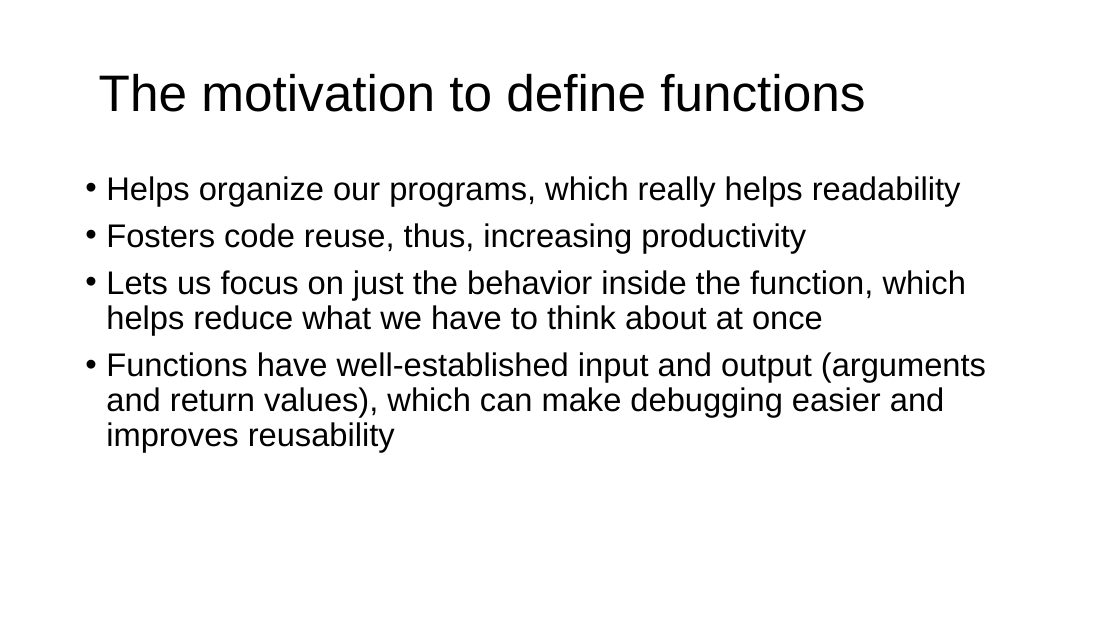
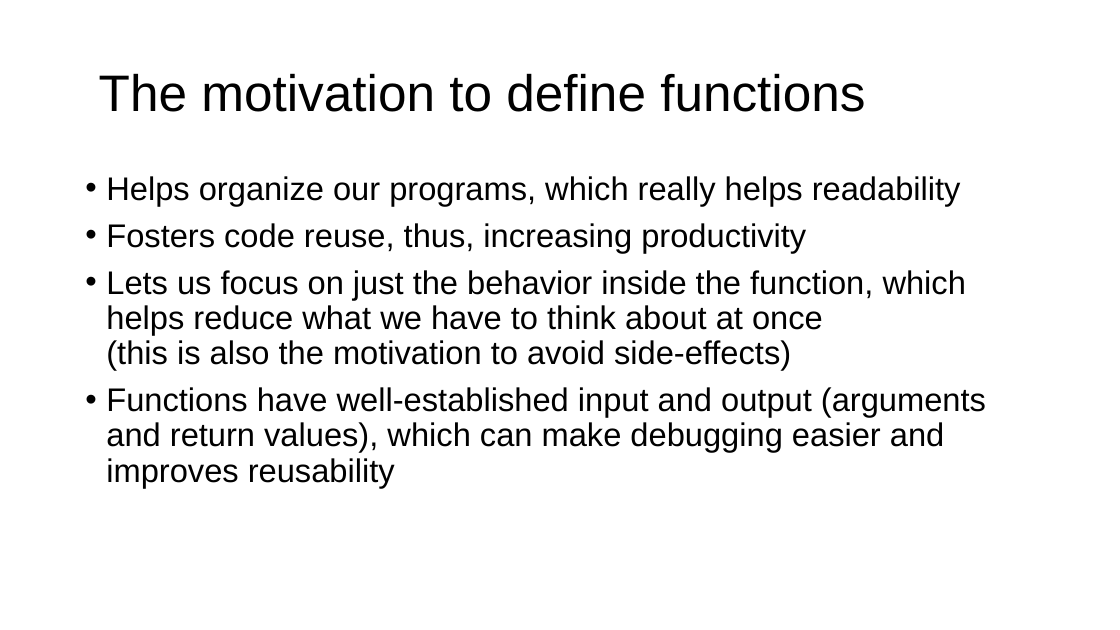
Before and after one commit to parrt/msds501, a slide deck: slide 6 of slides/functions.pptx. Drawn at 1120x630 pixels with LibreOffice and Linux fonts; fonts in the diff are those of the drawing; background and template pictures are left out. Boxes give left, top, right and bottom in pixels: in the first picture for what was removed or moved away, otherwise in the second. Text is boxed around its words. In the diff, an @@ line names an element or a change of style, - is before the commit and + after.

```diff
--- a/slides/functions.pptx
+++ b/slides/functions.pptx
@@ text at (106,270,966,370): text changed @@
-• Lets us focus on just the behavior inside the function, which helps reduce what we have to think about at once
+• Lets us focus on just the behavior inside the function, which helps reduce what we have to think about at once
+  (this is also the motivation to avoid side-effects)
```
Also in this commit, not shown: 2 other slides changed, 1 slide added, 2 other files.
